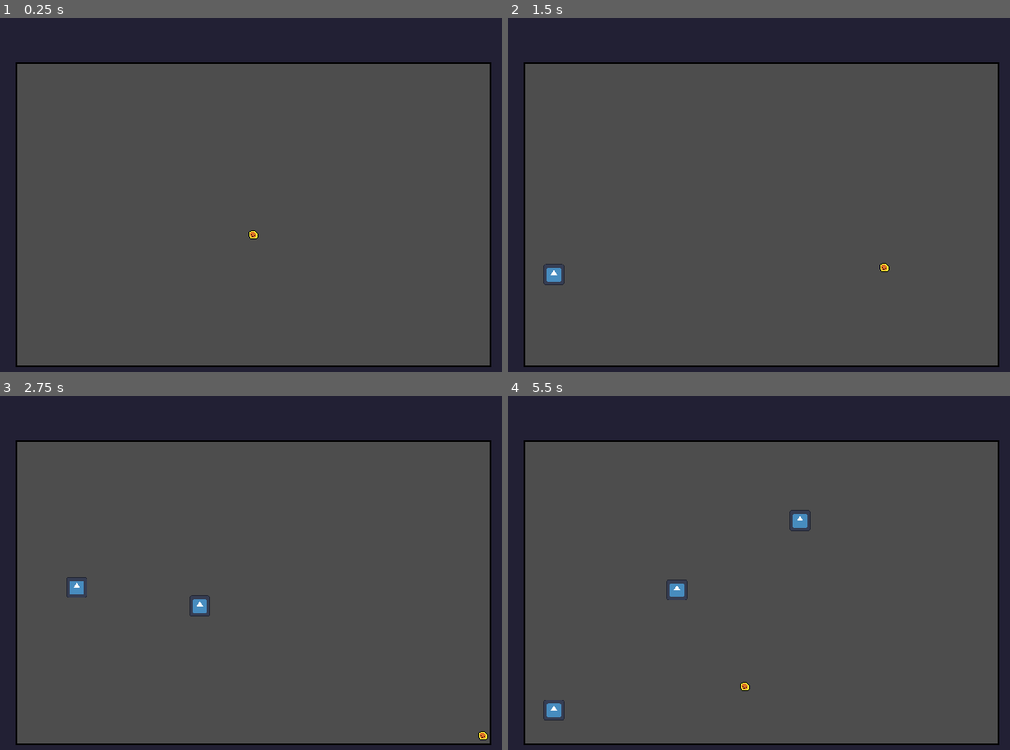
Above: before the commit, frames 1-4 (two rows, left to right).
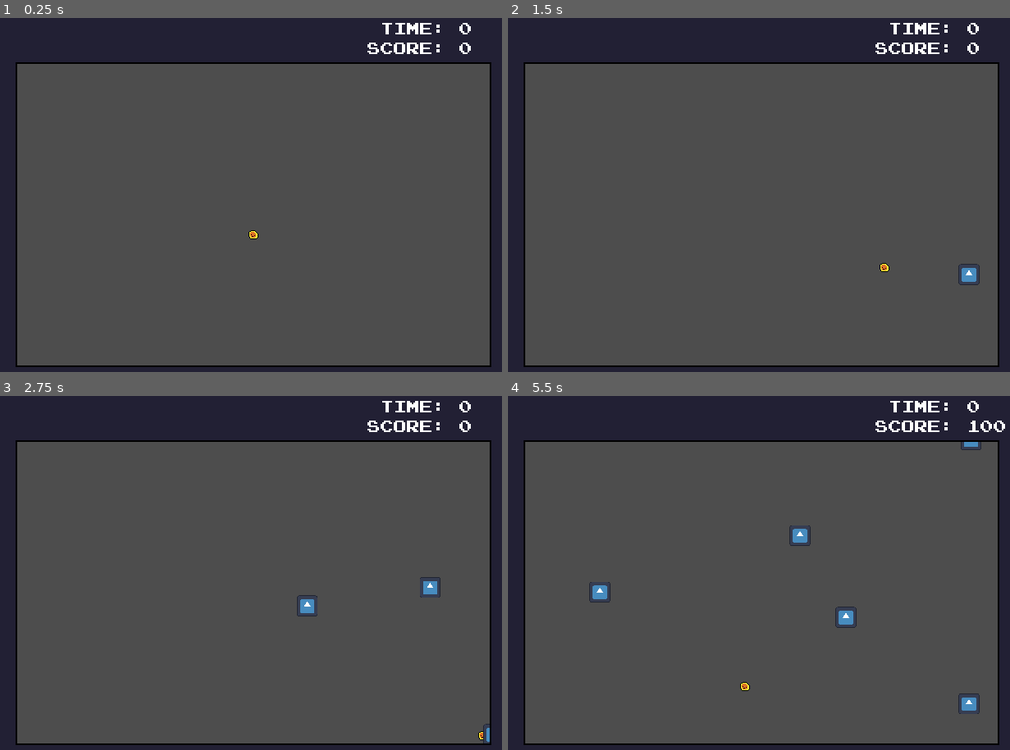
Above: after the commit, the same moments.

Repository: JamesFerchak/Godot-BulletHell
Game: Godot game, scene res://Level/level.tscn
Same seed, same stepped clock (60 frames per second), same inputs: the game is played once before the commit and once after it. The project has no main scene, so this scene is started directly. The engine's default icon, where the game draws it, is replaced by a stand-in: a white triangle on a blue panel in a dark square.
Inputs:
- Up to frame 1 (0.25 s): no input
- Up to frame 2 (1.5 s): tap Enter at 0.5 s; hold D (RIGHT) 0.53-1.28 s; hold S (DOWN) from 1.28 s (still down)
- Up to frame 3 (2.75 s): release S (DOWN) at 2.03 s; hold D (RIGHT) from 2.03 s (still down)
- Up to frame 4 (5.5 s): release D (RIGHT) at 2.78 s; hold W (UP) 2.78-3.53 s; hold A (LEFT) 3.53-5.03 s; hold S (DOWN) from 5.03 s (still down)

The runs differ from the first frame. In frame 1, 0.5% of the frame differs, in the area x 73-94%, y 1-11%; in frame 2, 0.8%; in frame 3, 1.0%; in frame 4, 1.6%, in the area x 7-100%, y 1-92%.

Commit message:
More markers placed

Diff:
--- a/Level/GameplayLogic.gd
+++ b/Level/GameplayLogic.gd
@@ -1,11 +1,10 @@
 extends Node2D
 
 #general game variables
-var timer
-var score
+var timer = 0
+var score = 0
 var health = 3;
-var fire_collected
-var fire
+var fire_collected = 0
 var bulletspeedx
 var bulletspeedy1
 var bulletspeedy2
--- a/Level/LevelMechanics.gd
+++ b/Level/LevelMechanics.gd
@@ -9,6 +9,11 @@
 @onready var left_marker_3 : Marker2D = $LeftMarker3
 @onready var left_marker_4 : Marker2D = $LeftMarker4
 @onready var left_marker_5 : Marker2D = $LeftMarker5
+@onready var right_marker_6 : Marker2D = $RightMarker6
+@onready var right_marker_7 : Marker2D = $RightMarker7
+@onready var right_marker_8 : Marker2D = $RightMarker8
+@onready var right_marker_9 : Marker2D = $RightMarker9
+@onready var right_marker_10 : Marker2D = $RightMarker10
 
 #Pause Menu Reference
 @onready var pause_menu : Control = $PauseMenu
@@ -23,7 +28,7 @@
 func _ready():
 	pause_menu.process_mode = Node.PROCESS_MODE_WHEN_PAUSED
 	GameplayLogic.bulletspeedx = 150
-
+	GameplayLogic.score = 0
 
 
 # Called every frame. 'delta' is the elapsed time since the previous frame.
@@ -45,41 +50,80 @@
 
 
 func _on_bullet_spawn_timer_timeout():
-	marker_number = marker_select.randi_range(1,5)
+	marker_number = marker_select.randi_range(1,10)
 	spawnbullet(marker_number)
 	pass # Replace with function body.
 
 func spawnbullet(num):
 	match num:
 		1:
+			GameplayLogic.bulletspeedx = 150
 			GameplayLogic.bulletspeedy1 = 60
 			GameplayLogic.bulletspeedy2 = 130
 			var b = bullet.instantiate()
 			bullet_holder.add_child(b)
 			b.position = left_marker_1.global_position
 		2:
+			GameplayLogic.bulletspeedx = 150
 			GameplayLogic.bulletspeedy1 = 20
 			GameplayLogic.bulletspeedy2 = 80
 			var b = bullet.instantiate()
 			bullet_holder.add_child(b)
 			b.position = left_marker_2.global_position
 		3:
+			GameplayLogic.bulletspeedx = 150
 			GameplayLogic.bulletspeedy1 = -25
 			GameplayLogic.bulletspeedy2 = 25
 			var b = bullet.instantiate()
 			bullet_holder.add_child(b)
 			b.position = left_marker_3.global_position
 		4:
+			GameplayLogic.bulletspeedx = 150
 			GameplayLogic.bulletspeedy1 = -80
 			GameplayLogic.bulletspeedy2 = -20
 			var b = bullet.instantiate()
 			bullet_holder.add_child(b)
 			b.position = left_marker_4.global_position
 		5:
+			GameplayLogic.bulletspeedx = 150
 			GameplayLogic.bulletspeedy1 = -130
 			GameplayLogic.bulletspeedy2 = -60
 			var b = bullet.instantiate()
 			bullet_holder.add_child(b)
 			b.position = left_marker_5.global_position
-
+		6:
+			GameplayLogic.bulletspeedx = -150
+			GameplayLogic.bulletspeedy1 = 60
+			GameplayLogic.bulletspeedy2 = 130
+			var b = bullet.instantiate()
+			bullet_holder.add_child(b)
+			b.position = right_marker_6.global_position
+		7:
+			GameplayLogic.bulletspeedx = -150
+			GameplayLogic.bulletspeedy1 = 20
+			GameplayLogic.bulletspeedy2 = 80
+			var b = bullet.instantiate()
+			bullet_holder.add_child(b)
+			b.position = right_marker_7.global_position
+		8:
+			GameplayLogic.bulletspeedx = -150
+			GameplayLogic.bulletspeedy1 = -25
+			GameplayLogic.bulletspeedy2 = 25
+			var b = bullet.instantiate()
+			bullet_holder.add_child(b)
+			b.position = right_marker_8.global_position
+		9:
+			GameplayLogic.bulletspeedx = -150
+			GameplayLogic.bulletspeedy1 = -80
+			GameplayLogic.bulletspeedy2 = -20
+			var b = bullet.instantiate()
+			bullet_holder.add_child(b)
+			b.position = right_marker_9.global_position
+		10:
+			GameplayLogic.bulletspeedx = -150
+			GameplayLogic.bulletspeedy1 = -130
+			GameplayLogic.bulletspeedy2 = -60
+			var b = bullet.instantiate()
+			bullet_holder.add_child(b)
+			b.position = right_marker_10.global_position
 	pass
--- /dev/null
+++ b/Level/UI Scripts/ScoreLabel.gd
@@ -0,0 +1,13 @@
+extends Label
+
+
+# Called when the node enters the scene tree for the first time.
+func _ready():
+	text = "SCORE: "
+	pass # Replace with function body.
+
+
+# Called every frame. 'delta' is the elapsed time since the previous frame.
+func _process(delta):
+	text = "SCORE: " + str(GameplayLogic.score) + ""
+	pass
--- a/Level/bullet.tscn
+++ b/Level/bullet.tscn
@@ -18,7 +18,7 @@
 texture = ExtResource("1_4e0bg")
 
 [node name="DestroyTimer" type="Timer" parent="."]
-wait_time = 3.0
+wait_time = 5.0
 one_shot = true
 autostart = true
 
--- a/Level/fireball.gd
+++ b/Level/fireball.gd
@@ -20,7 +20,8 @@
 
 func _on_body_entered(body):
 	if body.is_in_group("player"):
-		GameplayLogic.fire_collected += 1;
+		GameplayLogic.fire_collected += 1
+		GameplayLogic.score += 100
 		pass
 	if body.is_in_group("tree"):
 		GameplayLogic.health -= 1
--- a/Level/level.tscn
+++ b/Level/level.tscn
@@ -1,9 +1,10 @@
-[gd_scene load_steps=7 format=3 uid="uid://be7kvua85volf"]
+[gd_scene load_steps=8 format=3 uid="uid://be7kvua85volf"]
 
 [ext_resource type="PackedScene" uid="uid://b6qiwhmmq2rvy" path="res://Player/Player.tscn" id="1_1207h"]
 [ext_resource type="Script" path="res://Level/LevelMechanics.gd" id="1_ryrb4"]
 [ext_resource type="Texture2D" uid="uid://b7ny8iyako2yq" path="res://Level/ArcadeBorder.png" id="2_viujk"]
 [ext_resource type="FontFile" uid="uid://dl5tqy48ofko2" path="res://Msc/PressStart2P-vaV7.ttf" id="4_8mnqq"]
+[ext_resource type="Script" path="res://Level/UI Scripts/ScoreLabel.gd" id="5_lx8dv"]
 
 [sub_resource type="TileSetAtlasSource" id="TileSetAtlasSource_t2ijk"]
 texture = ExtResource("2_viujk")
@@ -437,11 +438,40 @@
 
 [node name="Camera2D" type="Camera2D" parent="."]
 
-[node name="Border" type="TileMap" parent="."]
-top_level = true
+[node name="CanvasLayer" type="CanvasLayer" parent="."]
+follow_viewport_enabled = true
+
+[node name="Border" type="TileMap" parent="CanvasLayer"]
 tile_set = SubResource("TileSet_7hjm0")
 format = 2
 layer_0/tile_data = PackedInt32Array(-720903, 589824, 1, -720902, 655360, 1, -720901, 720896, 1, -720900, 786432, 1, -7 …(10733 unchanged characters)…
+
+[node name="UI" type="Control" parent="CanvasLayer"]
+layout_mode = 3
+anchors_preset = 0
+offset_right = 40.0
+offset_bottom = 40.0
+
+[node name="Timer" type="Label" parent="CanvasLayer/UI"]
+top_level = true
+layout_mode = 0
+offset_left = 155.0
+offset_top = -226.0
+offset_right = 295.0
+offset_bottom = -203.0
+theme_override_fonts/font = ExtResource("4_8mnqq")
+text = "TIME: 0"
+
+[node name="ScoreLabel" type="Label" parent="CanvasLayer/UI"]
+top_level = true
+layout_mode = 0
+offset_left = 139.0
+offset_top = -202.0
+offset_right = 279.0
+offset_bottom = -179.0
+theme_override_fonts/font = ExtResource("4_8mnqq")
+text = "SCORE: 0"
+script = ExtResource("5_lx8dv")
 
 [node name="LeftMarker1" type="Marker2D" parent="."]
 position = Vector2(-328, -208)
@@ -486,8 +516,28 @@
 [node name="BulletSpawnTimer" type="Timer" parent="."]
 autostart = true
 
+[node name="BulletSpawnTimer2" type="Timer" parent="."]
+wait_time = 2.5
+autostart = true
+
 [node name="BulletHolder" type="Node" parent="."]
+
+[node name="RightMarker6" type="Marker2D" parent="."]
+position = Vector2(328, -208)
+
+[node name="RightMarker7" type="Marker2D" parent="."]
+position = Vector2(328, -104)
+
+[node name="RightMarker8" type="Marker2D" parent="."]
+position = Vector2(328, 0)
+
+[node name="RightMarker9" type="Marker2D" parent="."]
+position = Vector2(328, 104)
+
+[node name="RightMarker10" type="Marker2D" parent="."]
+position = Vector2(328, 208)
 
 [connection signal="pressed" from="PauseMenu/PauseButton" to="." method="_on_pausebutton_pressed"]
 [connection signal="pressed" from="PauseMenu/MainMenuButton" to="." method="_on_main_menu_button_pressed"]
 [connection signal="timeout" from="BulletSpawnTimer" to="." method="_on_bullet_spawn_timer_timeout"]
+[connection signal="timeout" from="BulletSpawnTimer2" to="." method="_on_bullet_spawn_timer_timeout"]
--- a/Player/Player.tscn
+++ b/Player/Player.tscn
@@ -6,7 +6,7 @@
 [sub_resource type="RectangleShape2D" id="RectangleShape2D_sf8u8"]
 size = Vector2(16, 15)
 
-[node name="Player" type="CharacterBody2D"]
+[node name="Player" type="CharacterBody2D" groups=["player"]]
 script = ExtResource("1_lxed6")
 
 [node name="CollisionShape2D" type="CollisionShape2D" parent="." groups=["player"]]
Renamed: Level/pausebutton.gd -> Level/UI Scripts/pausebutton.gd
